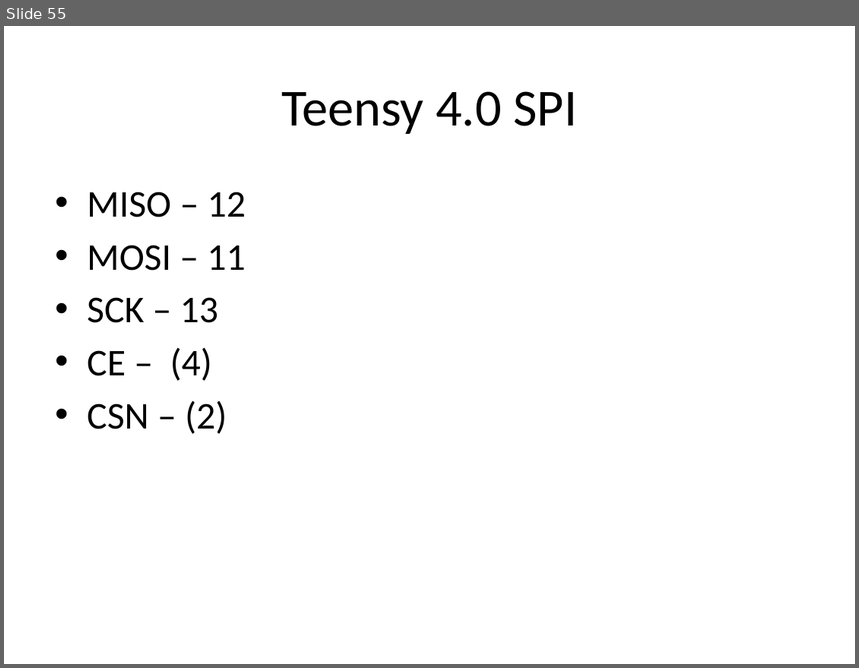
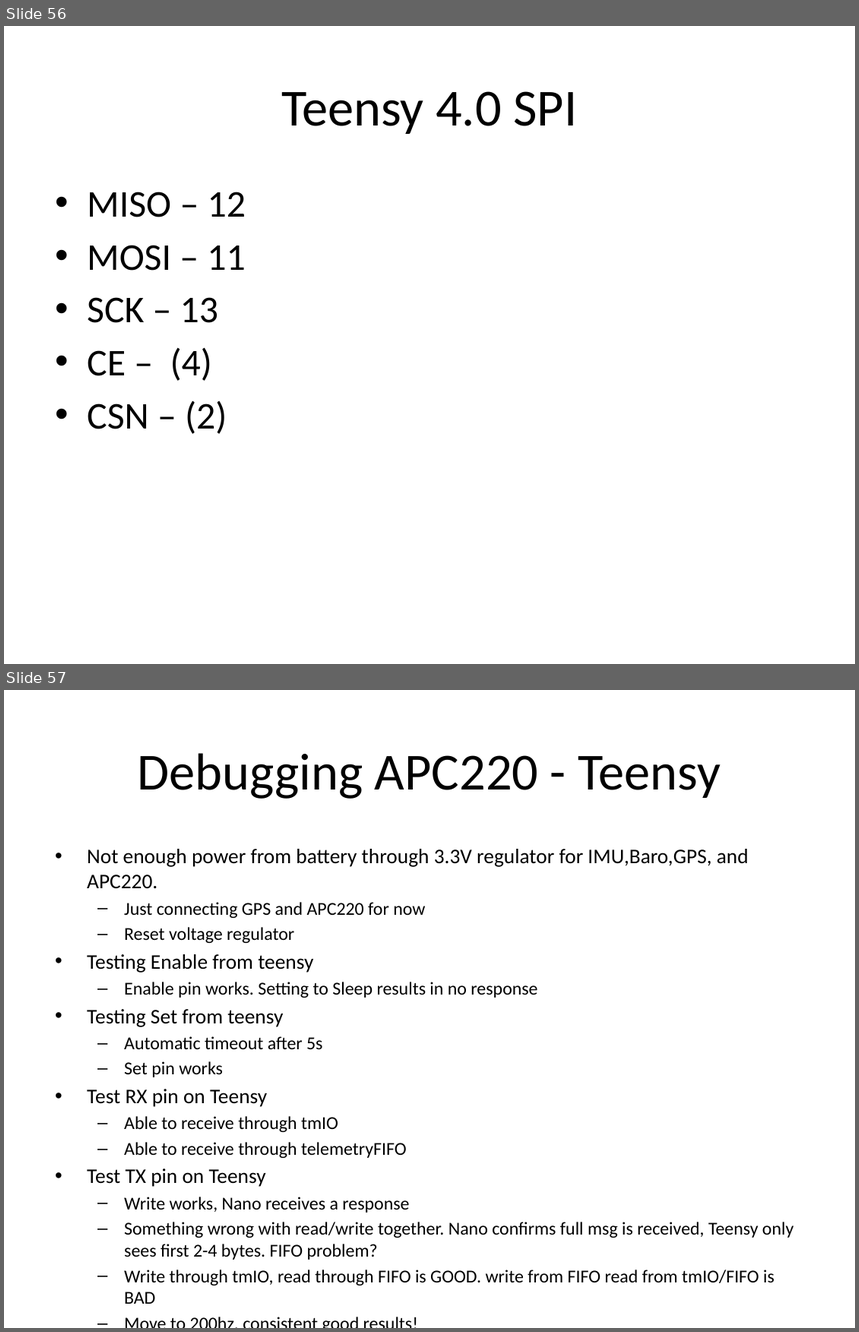
Before and after one commit to malex2/Cpp-Aircraft-Simulation, a slide deck: Simulation Outline.pptx. Shown one above the other, each under a label of ours: slide 55 before the commit, slides 56 and 57 after it. The pictures are 859x668 and 859x1332 pixels, drawn with LibreOffice and Linux fonts; fonts in the diff are those of the drawing. Boxes give left, top, right and bottom in pixels: in the first picture for what was removed or moved away, otherwise in the second. Text is boxed around its words. In the diff, an @@ line names an element or a change of style, - is before the commit and + after.

```diff
--- a/Simulation Outline.pptx
+++ b/Simulation Outline.pptx
@@ slide 57 added at (4, 690, 855, 1328), background #FFFFFF @@
@@ title added at (138, 753, 721, 799), 44 pt, text #000000 @@
+Debugging APC220 - Teensy
@@ text added at (87, 849, 794, 1304), 15.4 pt, text #000000 @@
+• Not enough power from battery through 3.3V regulator for IMU,Baro,GPS, and APC220.
+  – Just connecting GPS and APC220 for now
+  – Reset voltage regulator
+• Testing Enable from teensy
+  – Enable pin works. Setting to Sleep results in no response
+• Testing Set from teensy
+  – Automatic timeout after 5s
+  – Set pin works
+• Test RX pin on Teensy
+  – Able to receive through tmIO
+  – Able to receive through telemetryFIFO
+• Test TX pin on Teensy
+  – Write works, Nano receives a response
+  – Something wrong with read/write together. Nano confirms full msg is received, Teensy only sees first 2-4 bytes. FIFO problem?
+  – Write through tmIO, read through FIFO is GOOD. write from FIFO read from tmIO/FIFO is BAD
+  – Move to 200hz, consistent good results!
@@ what was slide 55 is now slide 56 @@
```
Also in this commit, not shown: 1 slide changed, 1 other slide added, 11 other files.
